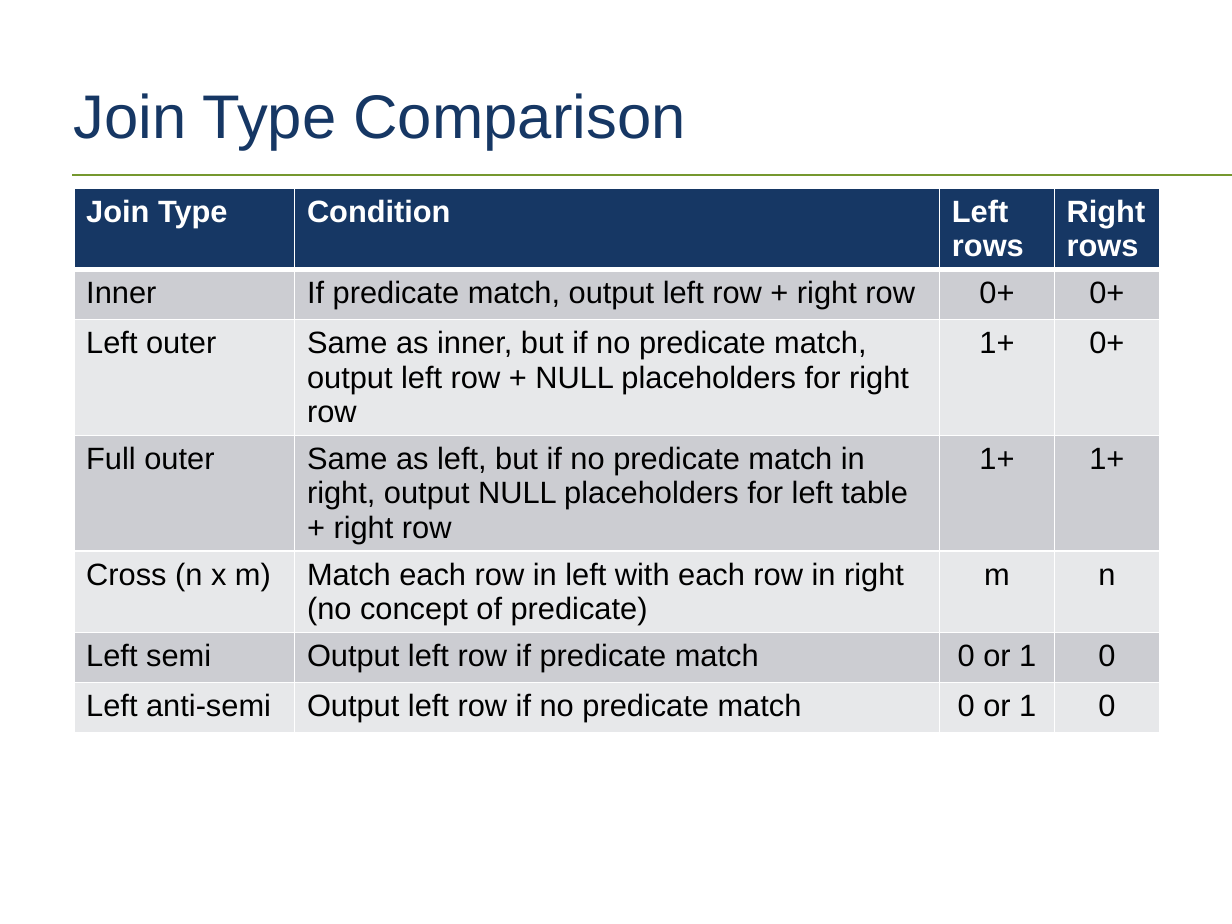
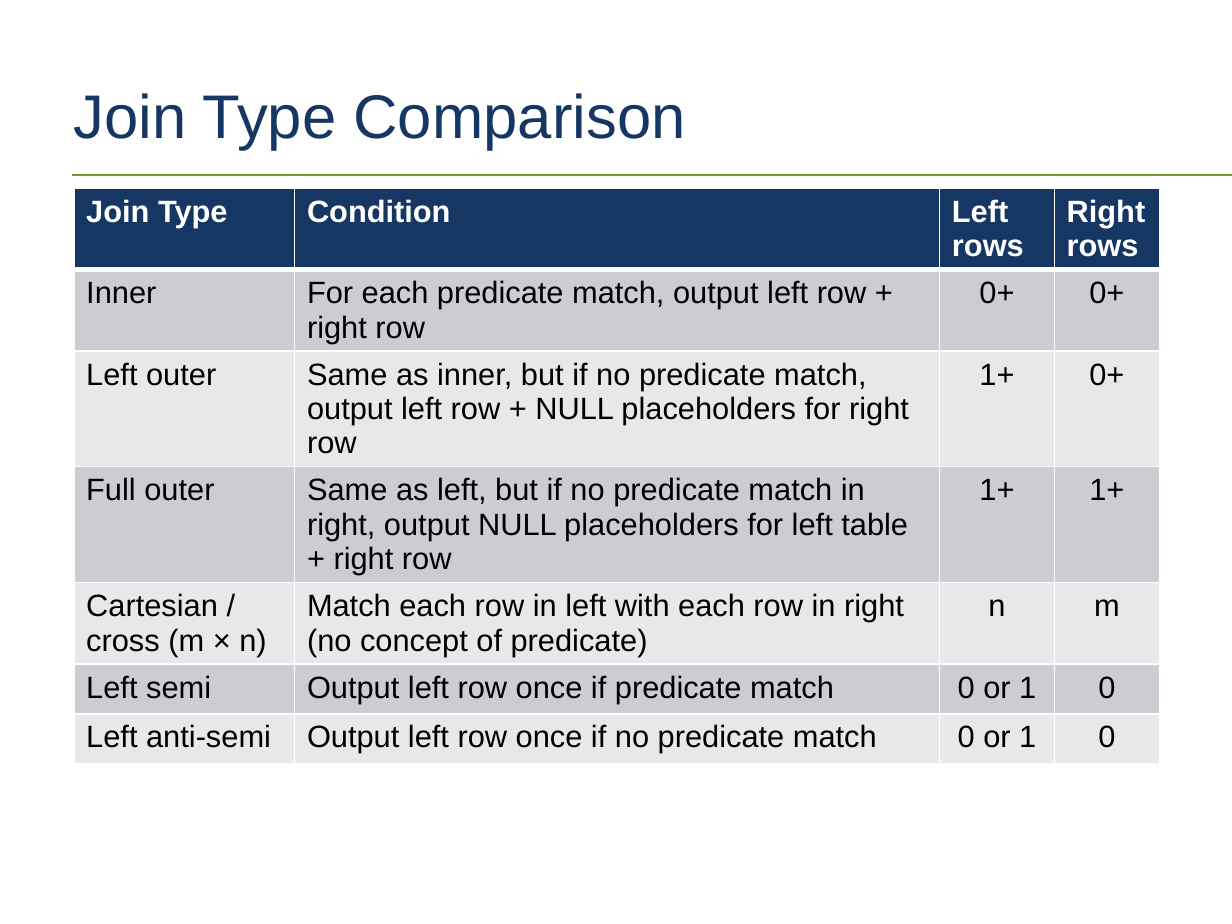
Before and after one commit to tf3604/OptimizerPresentation, a slide deck: slide 21 of Optimizer.pptx. Drawn at 1232x924 pixels with LibreOffice and Linux fonts; fonts in the diff are those of the drawing; background and template pictures are left out. Boxes give left, top, right and bottom in pixels: in the first picture for what was removed or moved away, otherwise in the second. Text is boxed around its words. In the diff, an @@ line names an element or a change of style, - is before the commit and + after.

Commit message:
Minor changes to join type chart.

```diff
--- a/Optimizer.pptx
+++ b/Optimizer.pptx
@@ table at <box>74,188,1159,793</box> @@
-row 2, column 2: If predicate match, output left row + right row
+row 2, column 2: For each predicate match, output left row + right row
-row 5: Cross (n x m) | Match each row in left with each row in right (no concept of predicate) | m | n
+row 5: Cartesian / cross (m × n) | Match each row in left with each row in right (no concept of predicate) | n | m
-row 6, column 2: Output left row if predicate match
+row 6, column 2: Output left row once if predicate match
-row 7, column 2: Output left row if no predicate match
+row 7, column 2: Output left row once if no predicate match
```
Also in this commit, not shown: 4 slides removed.
